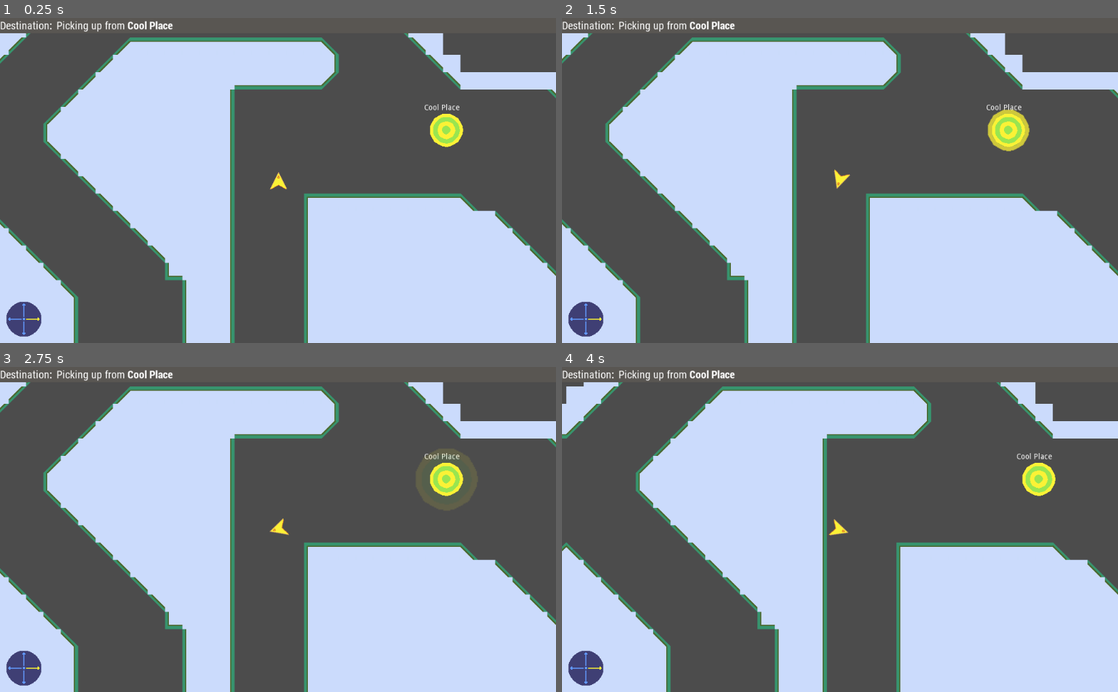
Above: before the commit, frames 1-4 (two rows, left to right).
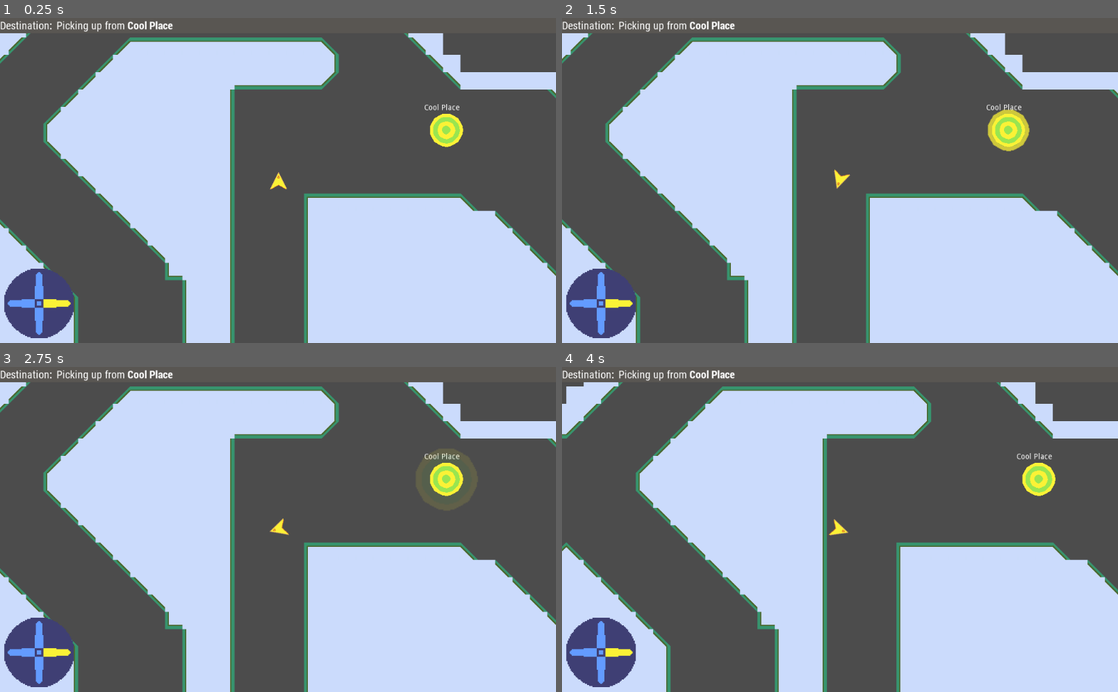
Above: after the commit, the same moments.

Repository: broquaint/comrade-cabbie
Game: Godot game, scene res://Root.tscn
Same seed, same stepped clock (60 frames per second), same inputs: the game is played once before the commit and once after it.
Inputs:
- Up to frame 1 (0.25 s): no input
- Up to frame 2 (1.5 s): tap Enter at 0.5 s; hold Right (move_right) 0.53-1.28 s; hold Left (move_left) from 1.28 s (still down)
- Up to frame 3 (2.75 s): release Left (move_left) at 2.03 s; hold Right (move_right) from 2.03 s (still down)
- Up to frame 4 (4 s): release Right (move_right) at 2.78 s; hold Up (move_up) 2.78-3.53 s; hold Left (move_left) from 3.53 s (still down)

The runs differ from the first frame. In frame 1, 1.9% of the frame differs, in the area x 0-14%, y 77-99%; in frame 2, 1.9%; in frame 3, 1.9%; in frame 4, 1.9%.

Commit message:
Embiggen the compass
MOre legible and noticeable but still rather static.

Diff:
--- a/HUD.tscn
+++ b/HUD.tscn
@@ -58,6 +58,10 @@
 }
 
 [node name="HUD" type="CanvasLayer"]
+__meta__ = {
+"_edit_horizontal_guides_": [ 591.858 ],
+"_edit_vertical_guides_": [ 510.992, 7.59884 ]
+}
 
 [node name="Control" type="Control" parent="."]
 margin_right = 1025.0
@@ -98,7 +102,7 @@
 deselect_on_focus_loss_enabled = false
 
 [node name="Compass" type="Sprite" parent="."]
-position = Vector2( 44.4506, 555.618 )
+position = Vector2( 71.8056, 527.232 )
 texture = ExtResource( 2 )
 script = ExtResource( 7 )
 north_pickup_tex = ExtResource( 9 )
Binary file changed: assets/compass dropoff east.png
Binary file changed: assets/compass dropoff north.png
Binary file changed: assets/compass dropoff south.png
Binary file changed: assets/compass dropoff west.png
Binary file changed: assets/compass pickup east.png
Binary file changed: assets/compass pickup north.png
Binary file changed: assets/compass pickup south.png
Binary file changed: assets/compass pickup west.png
Binary file changed: assets/compass.png
